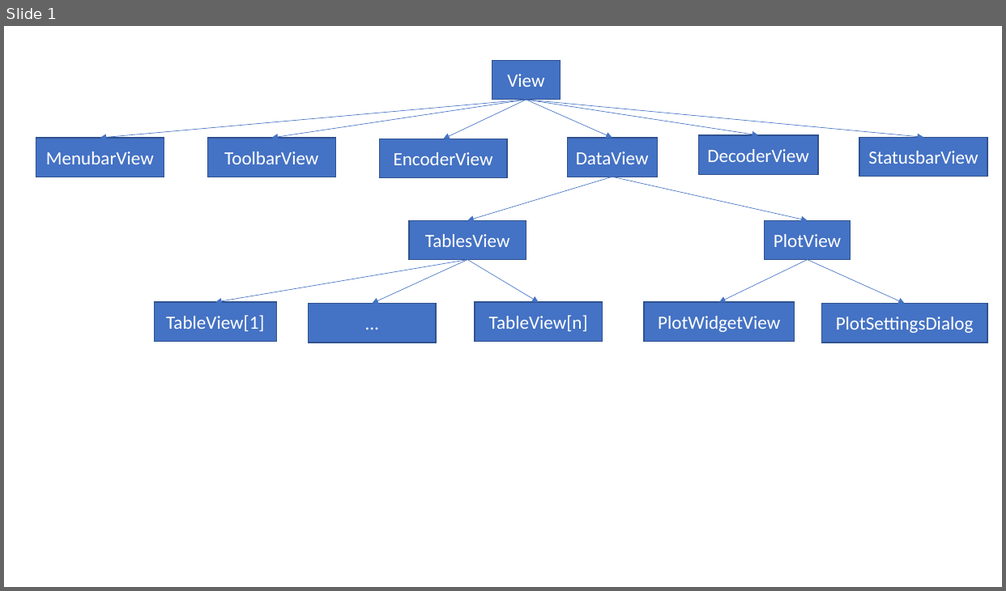
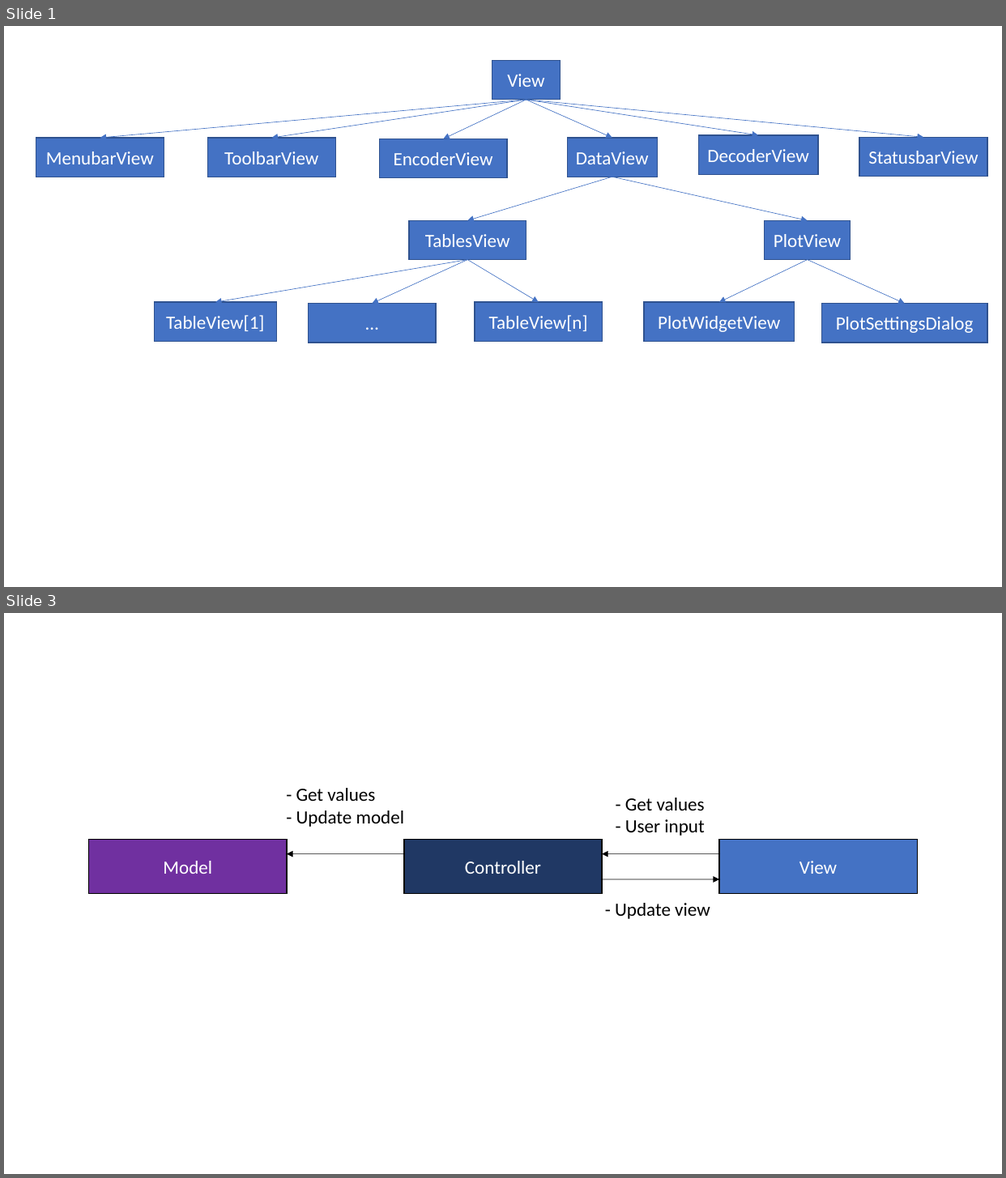
Before and after one commit to LCPW/UnifiedGUI, a slide deck: Docs/Diagrams.odp. Shown one above the other, each under a label of ours: slide 1 before the commit, slides 1 and 3 after it; the slides between them are not shown. The pictures are 1006x591 and 1006x1178 pixels, drawn with LibreOffice and Linux fonts; fonts in the diff are those of the drawing. Boxes give left, top, right and bottom in pixels: in the first picture for what was removed or moved away, otherwise in the second. Text is boxed around its words. In the diff, an @@ line names an element or a change of style, - is before the commit and + after.

```diff
--- a/Docs/Diagrams.odp
+++ b/Docs/Diagrams.odp
@@ slide 3 added at (x1=4, y1=613, x2=1002, y2=1174), background #FFFFFF @@
@@ text added at (x1=296, y1=788, x2=404, y2=827), 18 pt, text #000000 @@
+- Get values
+- Update model
@@ text added at (x1=625, y1=798, x2=705, y2=836), 18 pt, text #000000 @@
+- Get values
+- User input
@@ freeform shape added at (x1=88, y1=839, x2=286, y2=894), fill #7030A0, outline #000000 0.99 pt, 18 pt, text #FFFFFF @@
+Model
@@ arrow added from (404, 854) to (287, 854), #000000 0.51 pt @@
@@ freeform shape added at (x1=404, y1=839, x2=602, y2=894), fill #203864, outline #000000 0.99 pt, 18 pt, text #FFFFFF @@
+Controller
@@ arrow added from (720, 854) to (602, 854), #000000 0.51 pt @@
@@ freeform shape added at (x1=720, y1=839, x2=918, y2=894), fill #4472C4, outline #000000 0.99 pt, 18 pt, text #FFFFFF @@
+View
@@ arrow added from (602, 879) to (720, 879), #000000 0.51 pt @@
@@ text added at (x1=615, y1=903, x2=710, y2=919), 18 pt, text #000000 @@
+- Update view
```
Also in this commit, not shown: 1 slide changed, 1 slide removed, 2 other files.
